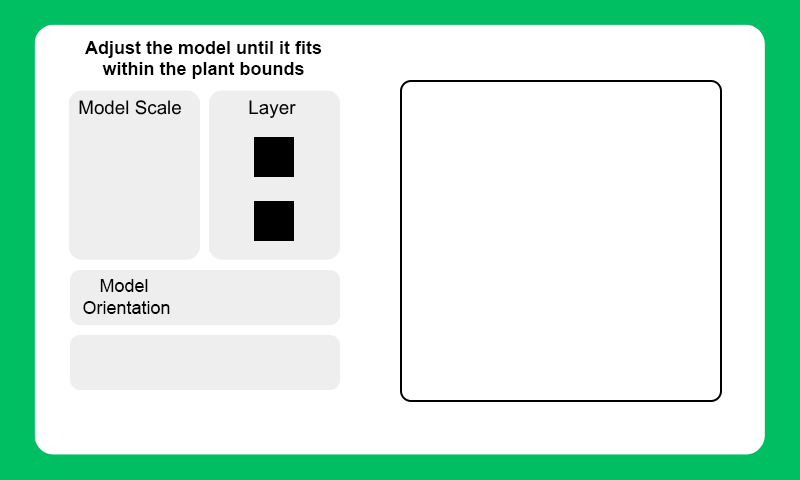
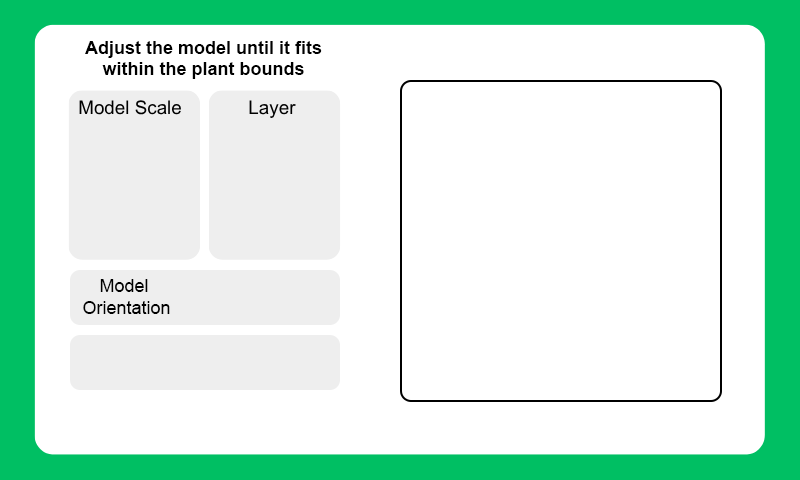
Layers edited between the first and the second 800px x 480px image:
hid "Rectangle 7" (1st of 2) over <box>254,137,294,177</box>
hid "Rectangle 7" (2nd of 2) over <box>254,201,294,241</box>